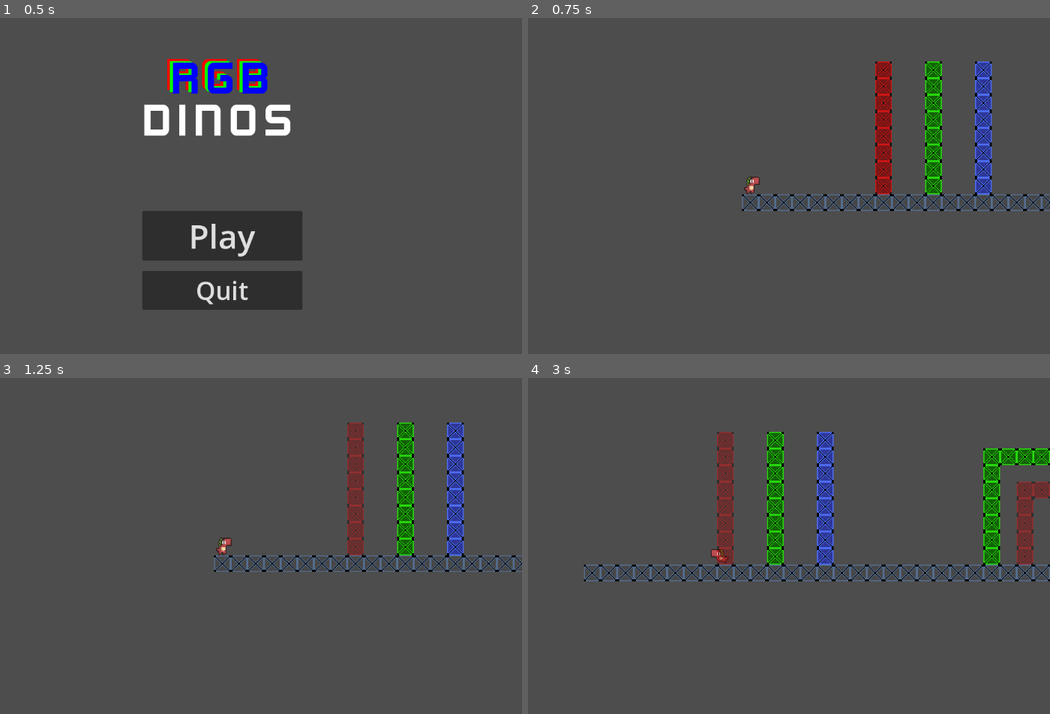
Above: before the commit, frames 1-4 (two rows, left to right).
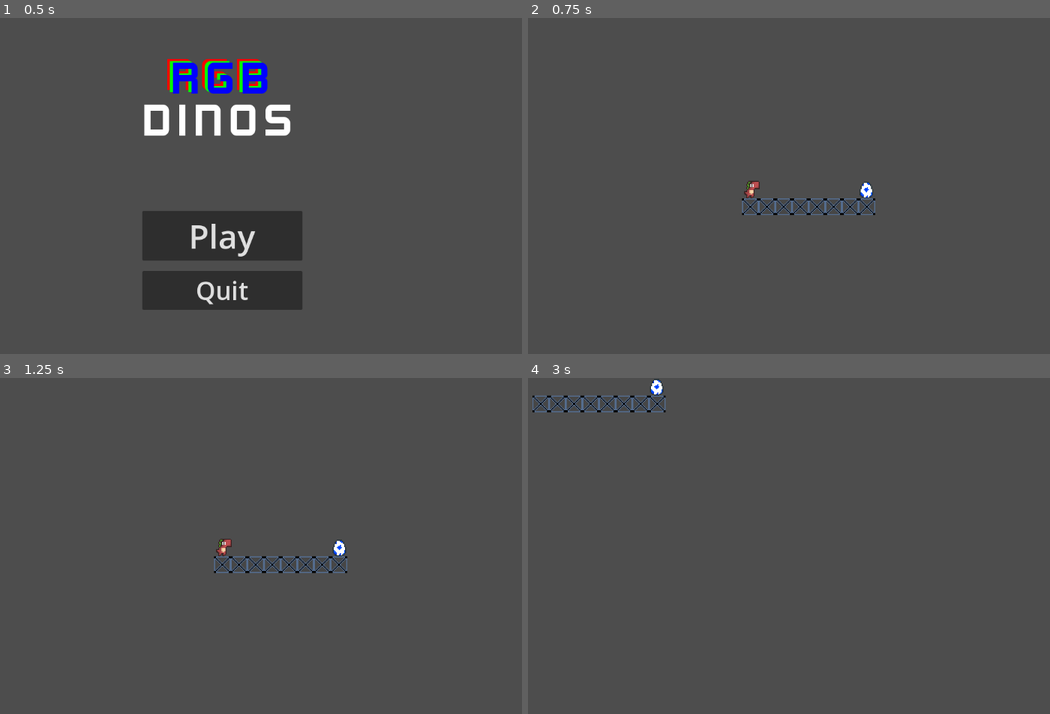
Above: after the commit, the same moments.

Repository: jdkopala/rgb-dinos
Game: Godot game, scene res://Scenes/menu.tscn
The game is run twice, just before and just after one commit, with the same random seed, the same clock (stepped at 60 frames per second) and the same inputs.
Inputs:
- Up to frame 1 (0.5 s): no input
- Up to frame 2 (0.75 s): click "Play" at 0.5 s
- Up to frame 3 (1.25 s): no input
- Up to frame 4 (3 s): hold D (right) 1.28-2.78 s; tap S (dash) at 1.35, 2.1 s; tap Space (jump) at 1.52, 2.27 s; hold A (left) from 2.78 s (still down); hold Shift (run) from 2.78 s (still down)

Frame 1 is identical in both runs. In frame 2, 5.9% of the frame differs, in the area x 40-100%, y 12-59%; in frame 3, 5.5%; in frame 4, 9.7%, in the area x 0-100%, y 0-61%.

Commit message:
Add level progression flow, set up level scene to hold more default logic

Diff:
--- /dev/null
+++ b/Scenes/LevelScene.tscn
@@ -0,0 +1,27 @@
+[gd_scene load_steps=4 format=3 uid="uid://bmo4kx5f7sxf5"]
+
+[ext_resource type="PackedScene" uid="uid://bolvtv2y7nmpl" path="res://Scenes/player.tscn" id="1_4qks7"]
+[ext_resource type="Script" uid="uid://beci4yfpl1gly" path="res://Scripts/stage.gd" id="2_y44me"]
+[ext_resource type="PackedScene" uid="uid://cb76y216p2cin" path="res://Scenes/goal.tscn" id="3_rac3m"]
+
+[node name="LevelScene" type="Node2D"]
+
+[node name="Player" parent="." instance=ExtResource("1_4qks7")]
+position = Vector2(248, 470)
+
+[node name="Stage" type="Node2D" parent="."]
+script = ExtResource("2_y44me")
+
+[node name="RedBlocks" type="Node2D" parent="Stage"]
+
+[node name="GreenBlocks" type="Node2D" parent="Stage"]
+
+[node name="BlueBlocks" type="Node2D" parent="Stage"]
+
+[node name="GrayBlocks" type="Node2D" parent="Stage"]
+
+[node name="Goal" parent="." instance=ExtResource("3_rac3m")]
+
+[connection signal="child_entered_tree" from="Player" to="Stage" method="_on_player_child_entered_tree"]
+[connection signal="child_exiting_tree" from="Player" to="Stage" method="_on_player_child_exiting_tree"]
+[connection signal="body_entered" from="Goal" to="Player" method="_on_goal_body_entered"]
--- a/Scenes/Levels/Level0_Tutorial.tscn
+++ b/Scenes/Levels/Level0_Tutorial.tscn
@@ -384,9 +384,9 @@
 [node name="GrayBlock51" parent="Stage/GrayBlocks" instance=ExtResource("6_61slg")]
 position = Vector2(1136, 144)
 
-[node name="Goal" parent="Stage" instance=ExtResource("7_r02xw")]
+[node name="Goal" parent="." instance=ExtResource("7_r02xw")]
 position = Vector2(944, 592)
 
 [connection signal="child_entered_tree" from="Player" to="Stage" method="_on_player_child_entered_tree"]
 [connection signal="child_exiting_tree" from="Player" to="Stage" method="_on_player_child_exiting_tree"]
-[connection signal="body_entered" from="Stage/Goal" to="Player" method="_on_goal_body_entered"]
+[connection signal="body_entered" from="Goal" to="Player" method="_on_goal_body_entered"]
--- a/Scenes/Levels/Level1.tscn
+++ b/Scenes/Levels/Level1.tscn
@@ -1,12 +1,14 @@
-[gd_scene load_steps=3 format=3 uid="uid://cdoh4oet4r7w2"]
+[gd_scene load_steps=5 format=3 uid="uid://cdoh4oet4r7w2"]
 
 [ext_resource type="Script" uid="uid://beci4yfpl1gly" path="res://Scripts/stage.gd" id="1_5jgm0"]
 [ext_resource type="PackedScene" uid="uid://bolvtv2y7nmpl" path="res://Scenes/player.tscn" id="1_36ke7"]
+[ext_resource type="PackedScene" uid="uid://db3nxtyjvch00" path="res://Scenes/Blocks/gray_block.tscn" id="3_riv1q"]
+[ext_resource type="PackedScene" uid="uid://cb76y216p2cin" path="res://Scenes/goal.tscn" id="4_xvio3"]
 
 [node name="LevelScene" type="Node2D"]
 
 [node name="Player" parent="." instance=ExtResource("1_36ke7")]
-position = Vector2(248, 470)
+position = Vector2(16, 592)
 
 [node name="Stage" type="Node2D" parent="."]
 script = ExtResource("1_5jgm0")
@@ -18,3 +20,28 @@
 [node name="BlueBlocks" type="Node2D" parent="Stage"]
 
 [node name="GrayBlocks" type="Node2D" parent="Stage"]
+
+[node name="GrayBlock" parent="Stage/GrayBlocks" instance=ExtResource("3_riv1q")]
+position = Vector2(16, 624)
+
+[node name="GrayBlock2" parent="Stage/GrayBlocks" instance=ExtResource("3_riv1q")]
+position = Vector2(48, 624)
+
+[node name="GrayBlock3" parent="Stage/GrayBlocks" instance=ExtResource("3_riv1q")]
+position = Vector2(80, 624)
+
+[node name="GrayBlock4" parent="Stage/GrayBlocks" instance=ExtResource("3_riv1q")]
+position = Vector2(112, 624)
+
+[node name="GrayBlock5" parent="Stage/GrayBlocks" instance=ExtResource("3_riv1q")]
+position = Vector2(144, 624)
+
+[node name="GrayBlock6" parent="Stage/GrayBlocks" instance=ExtResource("3_riv1q")]
+position = Vector2(176, 624)
+
+[node name="Goal" parent="." instance=ExtResource("4_xvio3")]
+position = Vector2(176, 592)
+
+[connection signal="child_entered_tree" from="Player" to="Stage" method="_on_player_child_entered_tree"]
+[connection signal="child_exiting_tree" from="Player" to="Stage" method="_on_player_child_exiting_tree"]
+[connection signal="body_entered" from="Goal" to="Player" method="_on_goal_body_entered"]
--- a/Scenes/Levels/Level2.tscn
+++ b/Scenes/Levels/Level2.tscn
@@ -1,12 +1,14 @@
-[gd_scene load_steps=3 format=3 uid="uid://b1dsi4vw2hgaw"]
+[gd_scene load_steps=5 format=3 uid="uid://b1dsi4vw2hgaw"]
 
 [ext_resource type="Script" uid="uid://beci4yfpl1gly" path="res://Scripts/stage.gd" id="1_0ryud"]
 [ext_resource type="PackedScene" uid="uid://bolvtv2y7nmpl" path="res://Scenes/player.tscn" id="1_m40gi"]
+[ext_resource type="PackedScene" uid="uid://db3nxtyjvch00" path="res://Scenes/Blocks/gray_block.tscn" id="3_smuj1"]
+[ext_resource type="PackedScene" uid="uid://cb76y216p2cin" path="res://Scenes/goal.tscn" id="4_5iseo"]
 
 [node name="LevelScene" type="Node2D"]
 
 [node name="Player" parent="." instance=ExtResource("1_m40gi")]
-position = Vector2(248, 470)
+position = Vector2(16, 592)
 
 [node name="Stage" type="Node2D" parent="."]
 script = ExtResource("1_0ryud")
@@ -18,3 +20,28 @@
 [node name="BlueBlocks" type="Node2D" parent="Stage"]
 
 [node name="GrayBlocks" type="Node2D" parent="Stage"]
+
+[node name="GrayBlock" parent="Stage/GrayBlocks" instance=ExtResource("3_smuj1")]
+position = Vector2(16, 624)
+
+[node name="GrayBlock2" parent="Stage/GrayBlocks" instance=ExtResource("3_smuj1")]
+position = Vector2(48, 624)
+
+[node name="GrayBlock3" parent="Stage/GrayBlocks" instance=ExtResource("3_smuj1")]
+position = Vector2(80, 624)
+
+[node name="GrayBlock4" parent="Stage/GrayBlocks" instance=ExtResource("3_smuj1")]
+position = Vector2(112, 624)
+
+[node name="GrayBlock5" parent="Stage/GrayBlocks" instance=ExtResource("3_smuj1")]
+position = Vector2(144, 624)
+
+[node name="GrayBlock6" parent="Stage/GrayBlocks" instance=ExtResource("3_smuj1")]
+position = Vector2(176, 624)
+
+[node name="Goal" parent="." instance=ExtResource("4_5iseo")]
+position = Vector2(176, 592)
+
+[connection signal="child_entered_tree" from="Player" to="Stage" method="_on_player_child_entered_tree"]
+[connection signal="child_exiting_tree" from="Player" to="Stage" method="_on_player_child_exiting_tree"]
+[connection signal="body_entered" from="Goal" to="Player" method="_on_goal_body_entered"]
--- a/Scenes/Levels/Level3.tscn
+++ b/Scenes/Levels/Level3.tscn
@@ -1,12 +1,14 @@
-[gd_scene load_steps=3 format=3 uid="uid://cyag38e7c7nup"]
+[gd_scene load_steps=5 format=3 uid="uid://cyag38e7c7nup"]
 
 [ext_resource type="PackedScene" uid="uid://bolvtv2y7nmpl" path="res://Scenes/player.tscn" id="1_6rkx2"]
 [ext_resource type="Script" uid="uid://beci4yfpl1gly" path="res://Scripts/stage.gd" id="1_y77v7"]
+[ext_resource type="PackedScene" uid="uid://db3nxtyjvch00" path="res://Scenes/Blocks/gray_block.tscn" id="3_c01y6"]
+[ext_resource type="PackedScene" uid="uid://cb76y216p2cin" path="res://Scenes/goal.tscn" id="4_3gtua"]
 
 [node name="LevelScene" type="Node2D"]
 
 [node name="Player" parent="." instance=ExtResource("1_6rkx2")]
-position = Vector2(248, 470)
+position = Vector2(16, 584)
 
 [node name="Stage" type="Node2D" parent="."]
 script = ExtResource("1_y77v7")
@@ -18,3 +20,34 @@
 [node name="BlueBlocks" type="Node2D" parent="Stage"]
 
 [node name="GrayBlocks" type="Node2D" parent="Stage"]
+
+[node name="GrayBlock" parent="Stage/GrayBlocks" instance=ExtResource("3_c01y6")]
+position = Vector2(16, 624)
+
+[node name="GrayBlock2" parent="Stage/GrayBlocks" instance=ExtResource("3_c01y6")]
+position = Vector2(48, 624)
+
+[node name="GrayBlock3" parent="Stage/GrayBlocks" instance=ExtResource("3_c01y6")]
+position = Vector2(80, 624)
+
+[node name="GrayBlock4" parent="Stage/GrayBlocks" instance=ExtResource("3_c01y6")]
+position = Vector2(112, 624)
+
+[node name="GrayBlock5" parent="Stage/GrayBlocks" instance=ExtResource("3_c01y6")]
+position = Vector2(144, 624)
+
+[node name="GrayBlock6" parent="Stage/GrayBlocks" instance=ExtResource("3_c01y6")]
+position = Vector2(176, 624)
+
+[node name="GrayBlock7" parent="Stage/GrayBlocks" instance=ExtResource("3_c01y6")]
+position = Vector2(208, 624)
+
+[node name="GrayBlock8" parent="Stage/GrayBlocks" instance=ExtResource("3_c01y6")]
+position = Vector2(240, 624)
+
+[node name="Goal" parent="." instance=ExtResource("4_3gtua")]
+position = Vector2(240, 592)
+
+[connection signal="child_entered_tree" from="Player" to="Stage" method="_on_player_child_entered_tree"]
+[connection signal="child_exiting_tree" from="Player" to="Stage" method="_on_player_child_exiting_tree"]
+[connection signal="body_entered" from="Goal" to="Player" method="_on_goal_body_entered"]
--- a/Scenes/Levels/LevelScene.tscn
+++ /dev/null
@@ -1,20 +0,0 @@
-[gd_scene load_steps=3 format=3 uid="uid://bmo4kx5f7sxf5"]
-
-[ext_resource type="PackedScene" uid="uid://bolvtv2y7nmpl" path="res://Scenes/player.tscn" id="1_vry73"]
-[ext_resource type="Script" uid="uid://beci4yfpl1gly" path="res://Scripts/stage.gd" id="2_4qks7"]
-
-[node name="LevelScene" type="Node2D"]
-
-[node name="Player" parent="." instance=ExtResource("1_vry73")]
-position = Vector2(248, 470)
-
-[node name="Stage" type="Node2D" parent="."]
-script = ExtResource("2_4qks7")
-
-[node name="RedBlocks" type="Node2D" parent="Stage"]
-
-[node name="GreenBlocks" type="Node2D" parent="Stage"]
-
-[node name="BlueBlocks" type="Node2D" parent="Stage"]
-
-[node name="GrayBlocks" type="Node2D" parent="Stage"]
--- a/Scenes/goal.tscn
+++ b/Scenes/goal.tscn
@@ -1,5 +1,6 @@
-[gd_scene load_steps=18 format=3 uid="uid://cb76y216p2cin"]
+[gd_scene load_steps=19 format=3 uid="uid://cb76y216p2cin"]
 
+[ext_resource type="Script" uid="uid://d4gqejtcygskl" path="res://Scripts/goal.gd" id="1_in2gb"]
 [ext_resource type="Texture2D" uid="uid://ch2gitsrro61i" path="res://Assets/dinocharacters/male/loki - BLUE/egg/crack.png" id="1_vml3n"]
 [ext_resource type="Texture2D" uid="uid://cmkluc0dgbuyp" path="res://Assets/dinocharacters/male/loki - BLUE/egg/hatch.png" id="2_6xg5j"]
 [ext_resource type="Texture2D" uid="uid://bwlp84tnmibno" path="res://Assets/dinocharacters/male/loki - BLUE/egg/move.png" id="3_5y0k3"]
@@ -67,7 +68,7 @@
 "duration": 1.0,
 "texture": SubResource("AtlasTexture_ss0ua")
 }],
-"loop": true,
+"loop": false,
 "name": &"Crack",
 "speed": 5.0
 }, {
@@ -111,11 +112,13 @@
 
 [node name="Goal" type="Area2D" groups=["Goal"]]
 scale = Vector2(2, 2)
+script = ExtResource("1_in2gb")
 
 [node name="Sprite" type="AnimatedSprite2D" parent="."]
 texture_filter = 1
 sprite_frames = SubResource("SpriteFrames_487s2")
 animation = &"Idle"
+autoplay = "Idle"
 
 [node name="CollisionShape2D" type="CollisionShape2D" parent="."]
 visible = false
--- /dev/null
+++ b/Scenes/main.tscn
@@ -0,0 +1,83 @@
+[gd_scene load_steps=3 format=3 uid="uid://dqwgxytj8siqj"]
+
+[ext_resource type="Script" uid="uid://c7hyd1e1qu8se" path="res://Scripts/main.gd" id="1_jjgbg"]
+[ext_resource type="FontFile" uid="uid://pk2mgma012kr" path="res://Assets/kenvector_future_thin.ttf" id="2_bo1nx"]
+
+[node name="Main" type="Node"]
+script = ExtResource("1_jjgbg")
+
+[node name="LevelComplete" type="Control" parent="."]
+layout_mode = 3
+anchors_preset = 15
+anchor_right = 1.0
+anchor_bottom = 1.0
+grow_horizontal = 2
+grow_vertical = 2
+
+[node name="ColorRect" type="ColorRect" parent="LevelComplete"]
+layout_mode = 1
+anchors_preset = 15
+anchor_right = 1.0
+anchor_bottom = 1.0
+offset_left = 1.0
+offset_top = 1.0
+offset_right = 1.0
+offset_bottom = 1.0
+grow_horizontal = 2
+grow_vertical = 2
+color = Color(0.241156, 0.241156, 0.241156, 0.866667)
+
+[node name="Label" type="Label" parent="LevelComplete"]
+layout_mode = 1
+anchors_preset = 5
+anchor_left = 0.5
+anchor_right = 0.5
+offset_left = -352.0
+offset_top = 94.0
+offset_right = 352.0
+offset_bottom = 175.0
+grow_horizontal = 2
+theme_override_colors/font_color = Color(1, 1, 1, 1)
+theme_override_fonts/font = ExtResource("2_bo1nx")
+theme_override_font_sizes/font_size = 72
+text = "Level Complete!"
+
+[node name="Button" type="Button" parent="LevelComplete"]
+layout_mode = 1
+anchors_preset = 8
+anchor_left = 0.5
+anchor_top = 0.5
+anchor_right = 0.5
+anchor_bottom = 0.5
+offset_left = -170.0
+offset_top = -31.0
+offset_right = 170.0
+offset_bottom = 31.0
+grow_horizontal = 2
+grow_vertical = 2
+theme_override_fonts/font = ExtResource("2_bo1nx")
+theme_override_font_sizes/font_size = 48
+text = "Next Level"
+
+[node name="GameOver" type="Control" parent="."]
+visible = false
+layout_mode = 3
+anchors_preset = 15
+anchor_right = 1.0
+anchor_bottom = 1.0
+grow_horizontal = 2
+grow_vertical = 2
+
+[node name="Label" type="Label" parent="GameOver"]
+layout_mode = 0
+offset_right = 40.0
+offset_bottom = 23.0
+
+[node name="ColorRect" type="ColorRect" parent="GameOver"]
+layout_mode = 1
+anchors_preset = 15
+anchor_right = 1.0
+anchor_bottom = 1.0
+grow_horizontal = 2
+grow_vertical = 2
+color = Color(0.337255, 0.337255, 0.337255, 0.717647)
--- /dev/null
+++ b/Scripts/GameManager.gd
@@ -0,0 +1,50 @@
+extends Node2D
+
+var current_level: int = 0
+var level_scenes = []
+var level_completed: bool
+var level_started: bool
+
+var main_scene: Node = null
+var current_stage: Node = null
+
+func _ready():
+	var dir = DirAccess.open('res://Scenes/Levels')
+	if dir:
+		dir.list_dir_begin()
+		var file_name = dir.get_next()
+		while file_name != "":
+			if file_name.ends_with(".tscn"):
+				level_scenes.append(load("res://Scenes/Levels/" + file_name))
+			file_name = dir.get_next()
+	else:
+		level_scenes = [
+			preload('res://Scenes/Levels/Level0_Tutorial.tscn'),
+			preload('res://Scenes/Levels/Level1.tscn'),
+			preload('res://Scenes/Levels/Level2.tscn'),
+			preload('res://Scenes/Levels/Level3.tscn')
+		]
+
+func start_game(main_scene_ref: Node):
+	main_scene = main_scene_ref
+	current_level = 0
+	load_level(current_level)
+
+func load_level(level_index: int):
+	if current_stage:
+		current_stage.queue_free()
+
+	if level_index >= level_scenes.size():
+		print("All levels completed")
+		return
+
+	current_stage = level_scenes[current_level].instantiate()
+	main_scene.call_deferred("add_child", current_stage)
+
+func level_complete():
+	#TODO: Trigger animation, level up sound etc.
+	#TODO: Add victory music while the LevelComplete UI is showing
+	#goal.level_complete_animate()
+	current_level += 1
+	load_level(current_level)
+	pass
--- /dev/null
+++ b/Scripts/goal.gd
@@ -0,0 +1,7 @@
+extends Area2D
+
+@onready var sprite: AnimatedSprite2D = $Sprite
+
+func level_complete_animate():
+	sprite.animation = "Crack"
+	sprite.animation = "Hatch"
--- /dev/null
+++ b/Scripts/main.gd
@@ -0,0 +1,9 @@
+extends Node
+
+@onready var LevelComplete = $LevelComplete
+@onready var GameOver = $GameOver
+
+func _ready():
+	LevelComplete.visible = false
+	GameOver.visible = false
+	GameManager.start_game(self)
--- a/Scripts/menu.gd
+++ b/Scripts/menu.gd
@@ -1,7 +1,7 @@
 extends Control
 
 func _on_play_btn_pressed() -> void:
-	get_tree().change_scene_to_file("res://Scenes/Levels/Level0_Tutorial.tscn")
+	get_tree().change_scene_to_file("res://Scenes/main.tscn")
 
 func _on_quit_btn_pressed() -> void:
 	get_tree().quit()
--- a/Scripts/player.gd
+++ b/Scripts/player.gd
@@ -23,7 +23,7 @@
 @export var dash_speed: float = 1200.0
 @export var dash_max_distance: float = 60.0
 @export var dash_curve: Curve
-@export var dash_cooldown: float = 1.0
+@export var dash_cooldown: float = 0.8
 var is_dashing: bool = false
 var dash_start_position = 0
 var dash_direction = 0
@@ -72,7 +72,7 @@
 			set_animation('Walk')
 		current_character.velocity.x = direction * speed
 	else:
-		sprite.animation = 'Idle'
+		set_animation('Idle')
 		current_character.velocity.x = move_toward(current_character.velocity.x, 0, walk_speed * deceleration)
 
 	if Input.is_action_just_pressed("dash") and direction and not is_dashing and dash_timer <= 0:
@@ -112,9 +112,7 @@
 	if sprite.animation != animation:
 		sprite.animation = animation
 
-
 func _on_goal_body_entered(body: Node2D) -> void:
 	if body.is_in_group("Dino"):
 		print('Player entered the goal')
-		# level_up()
-	pass # Replace with function body.
+		GameManager.level_complete()
--- a/Scripts/stage.gd
+++ b/Scripts/stage.gd
@@ -11,7 +11,7 @@
 }
 
 @onready var player: Node2D = $"../Player"
-@onready var goal: Area2D = $Goal
+var goal: Area2D
 
 func _ready():
 	# We will always start on red
@@ -42,3 +42,7 @@
 	# Animate block fade in
 	block.get_node("AnimationPlayer").play("block_fade_in")
 	pass
+
+func level_complete():
+	#goal.level_complete_animate()
+	pass
--- a/project.godot
+++ b/project.godot
@@ -14,6 +14,10 @@
 run/main_scene="uid://dxhjbg63axdnq"
 config/features=PackedStringArray("4.4", "Forward Plus")
 config/icon="res://icon.svg"
+
+[autoload]
+
+GameManager="*res://Scripts/GameManager.gd"
 
 [global_group]
 
